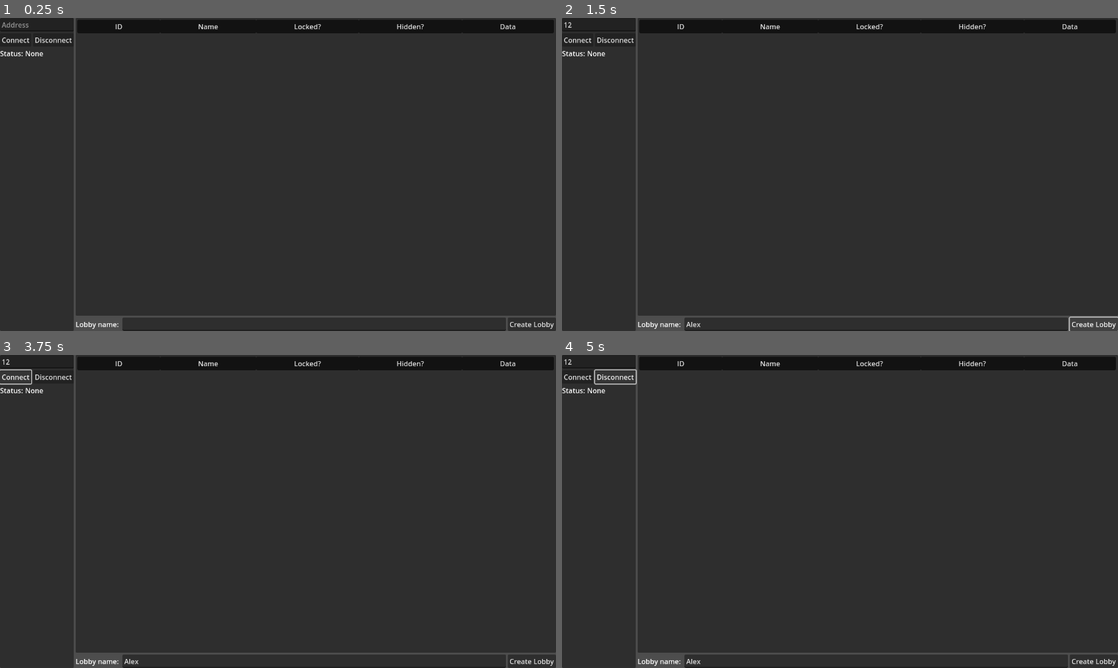
Above: before the commit, frames 1-4 (two rows, left to right).
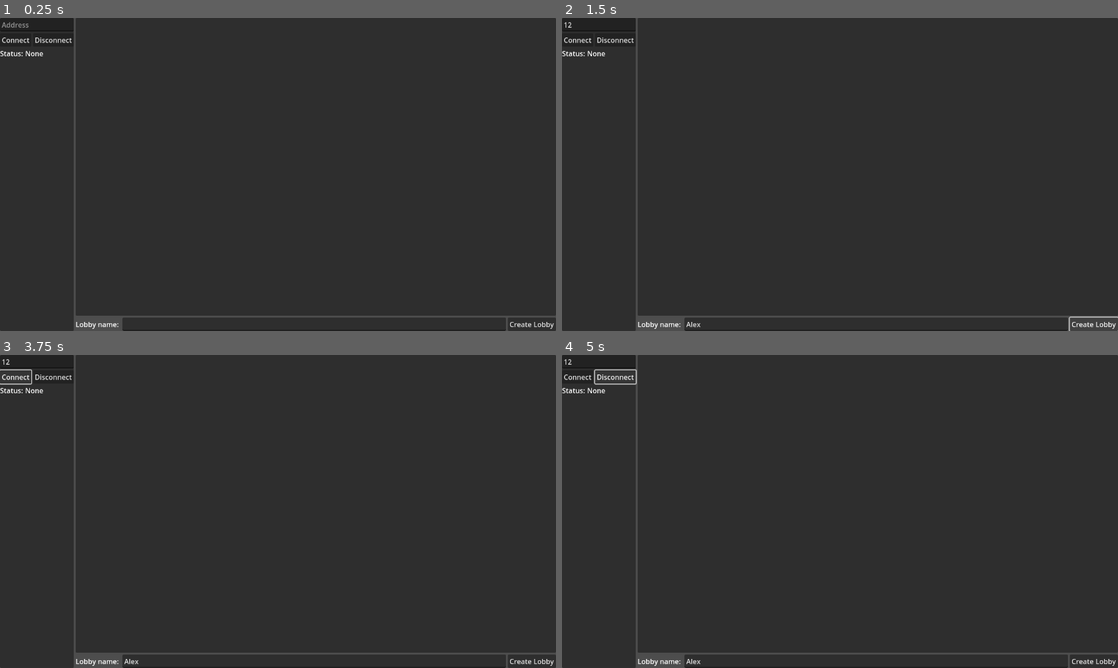
Above: after the commit, the same moments.

Repository: foxssake/nohub
Game: Godot game, scene res://browser.tscn
Two runs of this game, one before a commit and one after it. Both use one fixed random seed, a clock stepped at 60 frames per second and the inputs below.
Inputs (mouse positions are in pixels of both pictures, inside the frame that each line leads up to):
- Up to frame 1 (0.25 s): no input
- Up to frame 2 (1.5 s): click (600, 24) at 0.52 s; type "12" at 0.6 s; click (878, 324) at 0.75 s; type "Alex" at 0.83 s; click "Create Lobby" at 1.25 s
- Up to frame 3 (3.75 s): click "Create Lobby" at 2 s; click "Create Lobby" at 2.75 s; click "Connect" at 3.5 s
- Up to frame 4 (5 s): click "Disconnect" at 4.25 s

The runs differ from the first frame. In frame 1, 3.5% of the frame differs, in the area x 13-100%, y 0-5%; in frame 2, 3.5%; in frame 3, 3.5%; in frame 4, 3.5%.
Error before the commit: Invalid call. Nonexistent function 'create_lobby' in base 'Nil'. (res://browser.tscn::GDScript_xkt7l:78)
Error after the commit: Invalid call. Nonexistent function 'create_lobby' in base 'Nil'. (res://browser.tscn::GDScript_xkt7l:71)

Commit message:
Revert "tree list"
This reverts commit 07b17d2c6436fc474e37ab06a4b18821aaaff144.

Diff:
--- a/nohub.gd/browser.tscn
+++ b/nohub.gd/browser.tscn
@@ -7,7 +7,7 @@
 @onready var connect_button: Button = %\"Connect Button\"
 @onready var disconnect_button: Button = %\"Disconnect Button\"
 @onready var status_label: Label = %\"Status Label\"
-@onready var lobby_list: Tree = %\"Lobby List\"
+@onready var lobby_list: ItemList = %\"Lobby List\"
 @onready var create_name_input: LineEdit = %\"Lobby Name Input\"
 @onready var create_button: Button = %\"Create Lobby Button\"
 
@@ -22,13 +22,6 @@
 	connect_button.pressed.connect(_connect)
 	disconnect_button.pressed.connect(_disconnect)
 	create_button.pressed.connect(_create_lobby)
-
-	# Set column title
-	lobby_list.set_column_title(0, \"ID\")
-	lobby_list.set_column_title(1, \"Name\")
-	lobby_list.set_column_title(2, \"Locked?\")
-	lobby_list.set_column_title(3, \"Hidden?\")
-	lobby_list.set_column_title(4, \"Data\")
 
 func _process(dt: float) -> void:
 	time += dt
@@ -90,15 +83,20 @@
 	print(\"Received lobbies: %s\" % [lobbies])
 
 	lobby_list.clear()
-	lobby_list.create_item()
+
+	# Add header
+	lobby_list.add_item(\"ID\", null, false)
+	lobby_list.add_item(\"Name\", null, false)
+	lobby_list.add_item(\"Locked?\", null, false)
+	lobby_list.add_item(\"Hidden?\", null, false)
+	lobby_list.add_item(\"Data\", null, false)
 
 	for lobby in lobbies:
-		var item := lobby_list.create_item()
-		item.set_text(0, lobby.id)
-		item.set_text(1, lobby.data.get(\"name\", \"\"))
-		item.set_text(2, \"Locked\" if lobby.is_locked else \"\")
-		item.set_text(3, \"Hidden\" if not lobby.is_visible else \"Public\")
-		item.set_text(4, JSON.stringify(lobby.data))
+		lobby_list.add_item(lobby.id)
+		lobby_list.add_item(lobby.data.get(\"name\", \"\"))
+		lobby_list.add_item(\"Locked\" if lobby.is_locked else \"\")
+		lobby_list.add_item(\"Hidden\" if not lobby.is_visible else \"Public\")
+		lobby_list.add_item(JSON.stringify(lobby.data))
 "
 
 [node name="Browser" type="Control"]
@@ -164,13 +162,13 @@
 size_flags_horizontal = 3
 size_flags_vertical = 3
 
-[node name="Lobby List" type="Tree" parent="HBoxContainer/VBoxContainer/List Panel"]
+[node name="Lobby List" type="ItemList" parent="HBoxContainer/VBoxContainer/List Panel"]
 unique_name_in_owner = true
 layout_mode = 2
 size_flags_horizontal = 3
 size_flags_vertical = 3
-columns = 5
-column_titles_visible = true
+max_columns = 5
+same_column_width = true
 
 [node name="Create Container" type="HBoxContainer" parent="HBoxContainer/VBoxContainer"]
 layout_mode = 2
